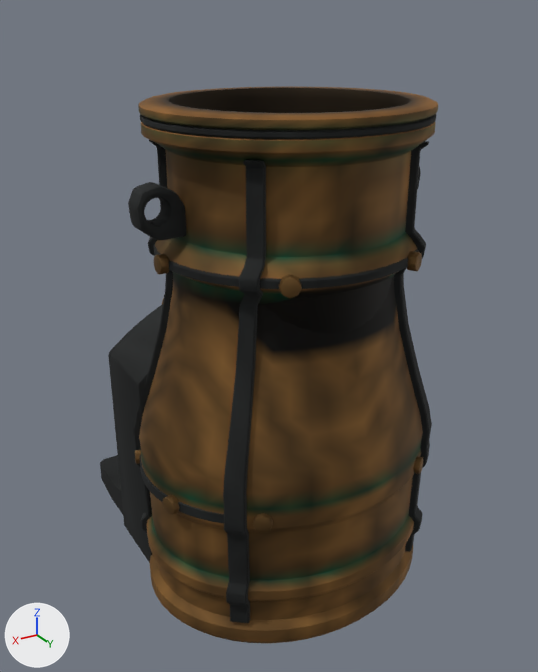
An edit to the glTF model models/tower-foundry/cinderbell/cinderbell.glb, drawn before and after from the same camera.
Camera for both pictures: a 50 mm lens placed at (7.49, 14.39, 11.66), pointed at (-0.44, 1.18, 5.06). Arrows for +X, +Y and +Z are at lower left; the lights stay in place. The picture after the commit comes second. Vertices at exactly the same position are counted once.

Objects in the first picture: 'towerSkinCinderApronMaterial1', 'towerSkinCinderBodyMaterial3', 'towerSkinCinderBodyMaterial4', 'towerSkinCinderBodyMaterial5' and 1 more.
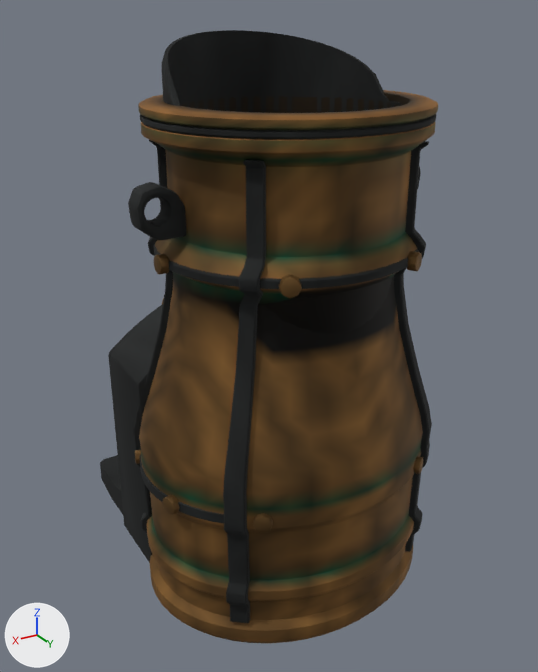
Commit message: Fit Cinderbell inner fireback to current table eyes

Pixel boxes [x1, y1, x2, y2] of what changed, in the pictures (538 x 672 px):
'towerSkinCinderBodyMaterial3', reshaped (16% taller): before [108, 114, 437, 623]; after [108, 30, 437, 623]
part 1 of me_towerskincinderbodymaterial3mesh_001, added: after [162, 30, 401, 112]

The edits, one by one:
me_towerskincinderbodymaterial3mesh_001 is used by ob_towerskincinderbodymaterial3; location (0.0, 0.0, 0.0).
me_towerskincinderbodymaterial3mesh_001 had 2896 vertices, 5772 faces and spanned x -3.09..3.09, y -0.18..5.14, z 0.26..10.1.
me_towerskincinderbodymaterial3mesh_001 now has 3094 vertices, 6164 faces and spans x -3.09..3.09, y -0.18..5.14, z 0.26..11.4.
me_towerskincinderbodymaterial3mesh_001 part 1: a new loose piece of 198 vertices spanning x -2.23..2.23, y 0.37..3.36, z 9.85..11.4, in mat_soot_black_cast_iron.
